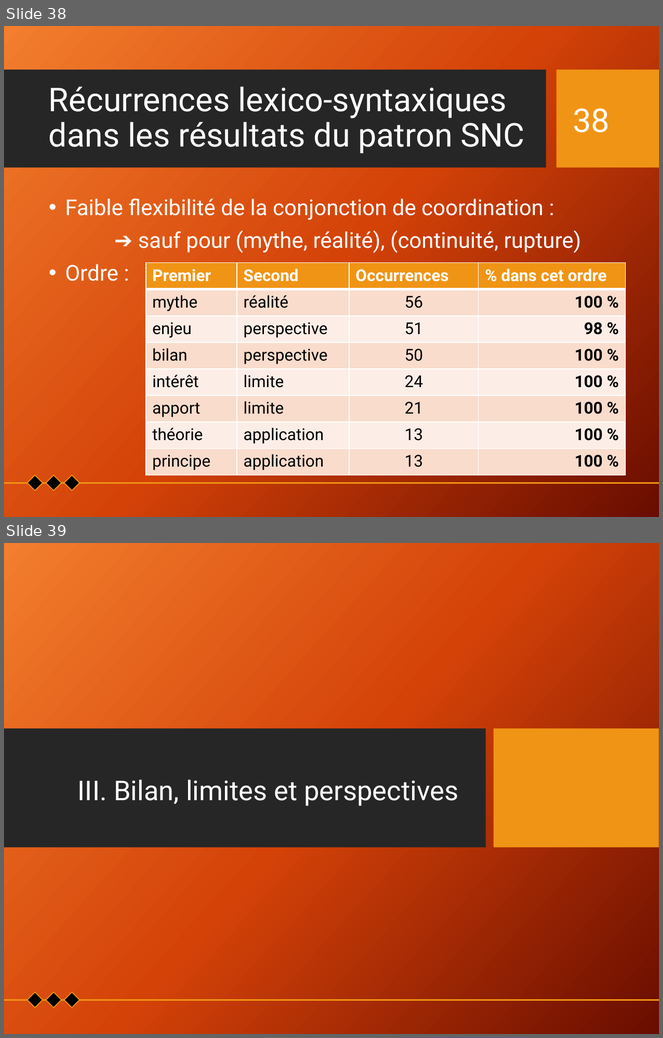
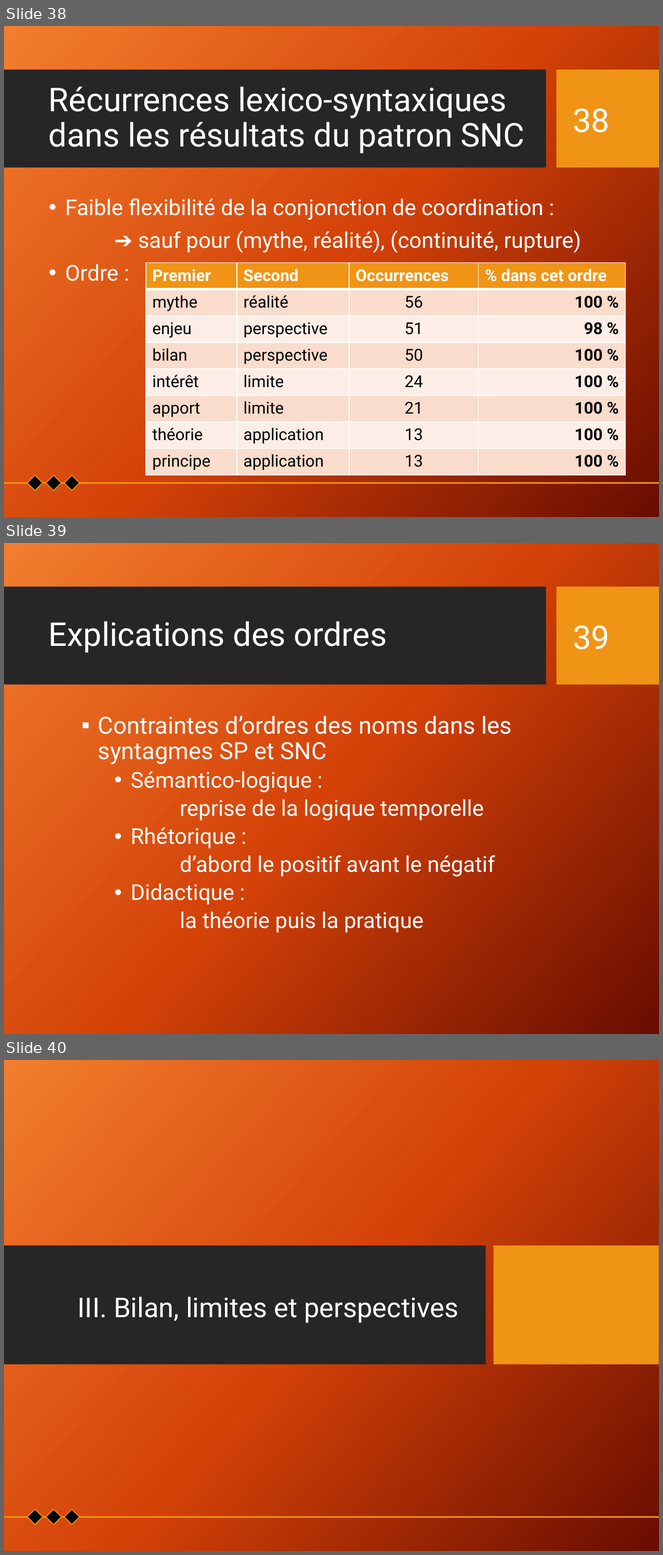
Before and after one commit to Xitog/tal, a slide deck: dossiers/Final - Présentation Projet de recherche.pptx. Shown one above the other, each under a label of ours: slides 38 and 39 before the commit, slides 38, 39 and 40 after it. The pictures are 663x1038 and 663x1555 pixels, drawn with LibreOffice and Linux fonts; fonts in the diff are those of the drawing; background and template pictures are left out. Boxes give left, top, right and bottom in pixels: in the first picture for what was removed or moved away, otherwise in the second. Text is boxed around its words. In the diff, an @@ line names an element or a change of style, - is before the commit and + after.

```diff
--- a/dossiers/Final - Présentation Projet de recherche.pptx
+++ b/dossiers/Final - Présentation Projet de recherche.pptx
@@ slide 39 added at box(4, 543, 659, 1034), background picture (left out); not listed: 2 template elements that a slide beside it also shows @@
@@ title added at box(49, 621, 387, 653), 36 pt, text #FFFFFF @@
+Explications des ordres
@@ page number added at box(573, 625, 610, 650), 36 pt, text #FFFFFF @@
+39
@@ text added at box(98, 716, 512, 933), 24 pt, text #FFFFFF @@
+  ▪ Contraintes d’ordres des noms dans les syntagmes SP et SNC
+    • Sémantico-logique :
+    reprise de la logique temporelle
+    • Rhétorique :
+    d’abord le positif avant le négatif
+    • Didactique :
+    la théorie puis la pratique
@@ what was slide 39 is now slide 40 @@
```
Also in this commit, not shown: 3 slides changed, 2 other slides added, 2 other files.
